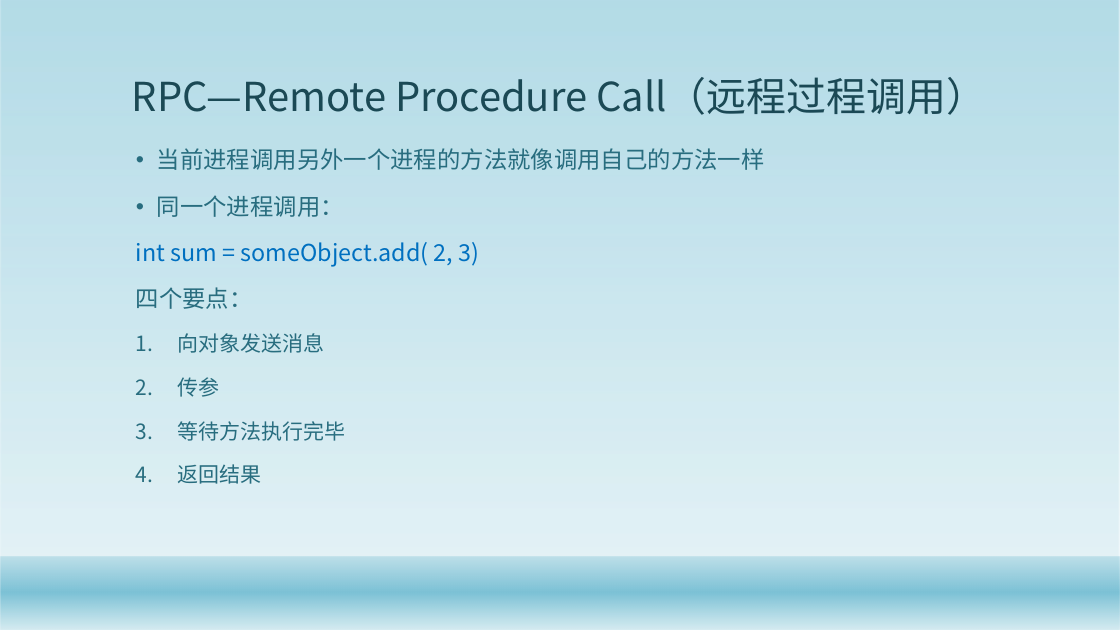
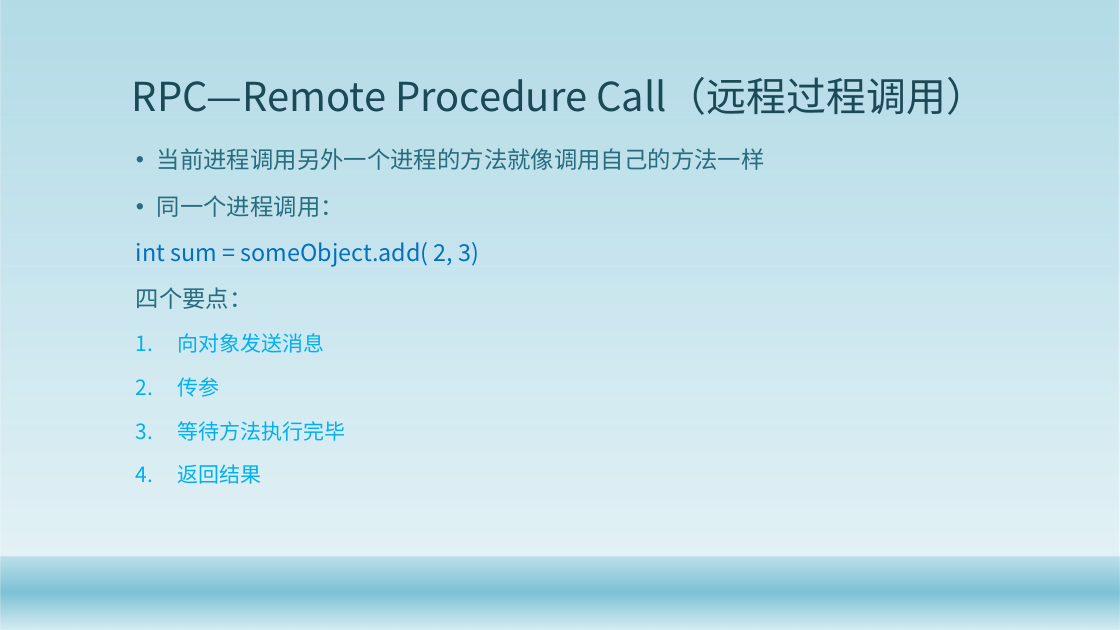
Before and after one commit to gaozhuo/binder-, a slide deck: slide 3 of 技术分享.pptx. Drawn at 1120x630 pixels with LibreOffice and Linux fonts; fonts in the diff are those of the drawing; background and template pictures are left out. Boxes give left, top, right and bottom in pixels: in the first picture for what was removed or moved away, otherwise in the second. Text is boxed around its words. In the diff, an @@ line names an element or a change of style, - is before the commit and + after.

```diff
--- a/技术分享.pptx
+++ b/技术分享.pptx
@@ text at <box>178,333,346,484</box>: text colour #296D7F to #00B0F0 in "向对象发送消息", "传参", "等待方法执行完毕", "返回结果" @@
```
Also in this commit, not shown: 1 other slide changed, 13 slides added, 7 slides removed, 3 other files.
